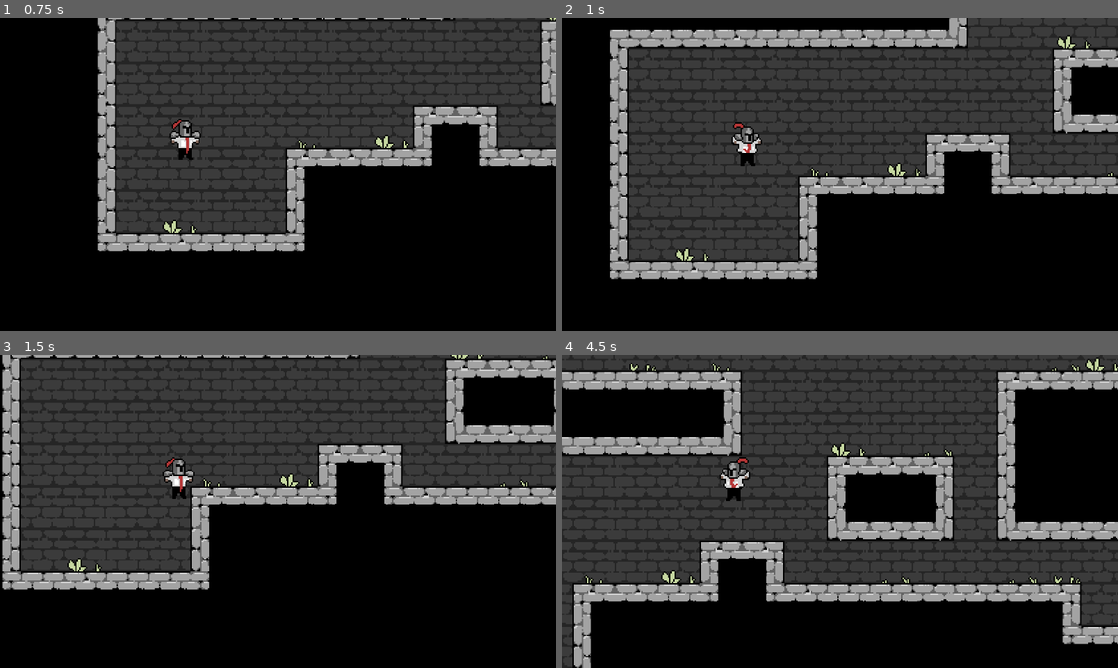
Above: before the commit, frames 1-4 (two rows, left to right).
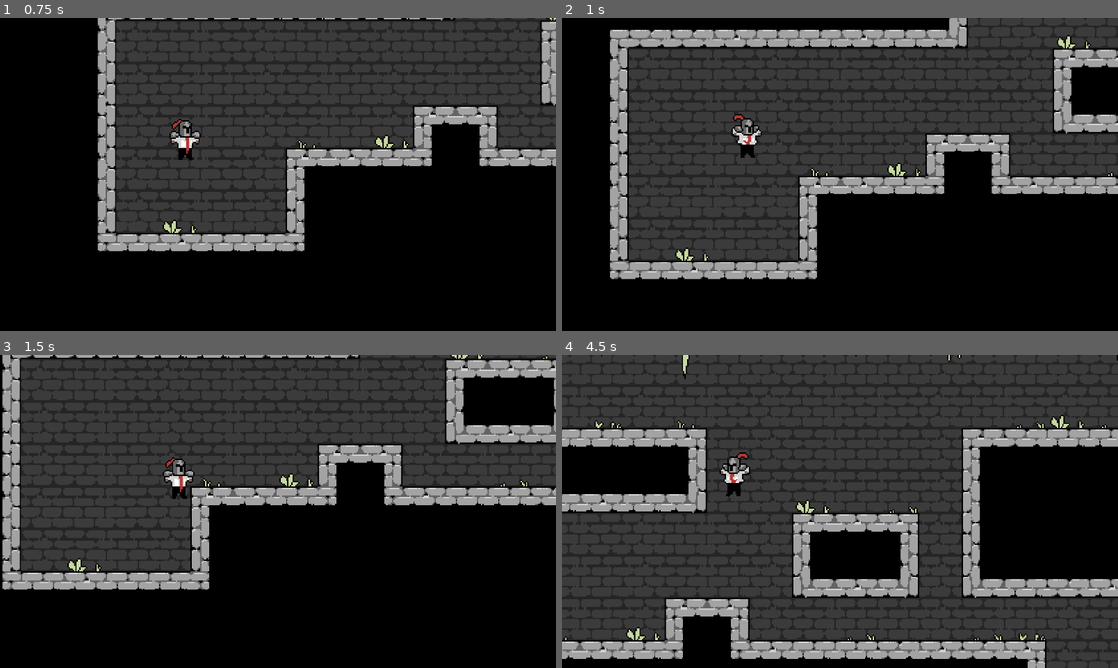
Above: after the commit, the same moments.

Repository: joshuatehrlich/overtime-knight
Game: Godot game, scene res://scenes/main.tscn
Two runs of this game, one before a commit and one after it. Both use one fixed random seed, a clock stepped at 60 frames per second and the inputs below.
Inputs:
- Up to frame 1 (0.75 s): hold D (right) from 0.53 s (still down); tap Space (jump) at 0.6 s
- Up to frame 2 (1 s): keep holding D (right); tap Space (jump) at 0.77 s
- Up to frame 3 (1.5 s): keep holding D (right); tap Space (jump) at 1.07, 1.35 s
- Up to frame 4 (4.5 s): tap Space (jump) at 1.52, 1.82, 2.1, 2.85, 3.02, 3.32, 3.6, 3.77, 4.07, 4.35 s; release D (right) at 2.03 s; hold A (left) 2.03-2.78 s; hold D (right) 2.78-4.28 s; hold A (left) from 4.28 s (still down)

Frame 1 is identical in both runs. In frame 2, 0.5% of the frame differs, in the area x 30-36%, y 30-48%; in frame 3, 0.3%; in frame 4, 59%, in the area x 0-100%, y 0-100%.

Commit message:
add float to peak of jump

Diff:
--- a/scenes/player.tscn
+++ b/scenes/player.tscn
@@ -145,6 +145,7 @@
 [node name="Sprite2D" type="Sprite2D" parent="."]
 texture = ExtResource("1_q0pug")
 hframes = 10
+frame = 1
 
 [node name="CollisionShape2D" type="CollisionShape2D" parent="."]
 position = Vector2(0, 2)
@@ -164,3 +165,13 @@
 parameters/conditions/idle = false
 parameters/conditions/is_moving = false
 parameters/airborne/blend_position = 1.0
+
+[node name="JumpFloatTimer" type="Timer" parent="."]
+wait_time = 0.1
+one_shot = true
+
+[node name="JumpUpTimer" type="Timer" parent="."]
+wait_time = 0.3
+one_shot = true
+
+[connection signal="timeout" from="JumpUpTimer" to="." method="jump_up_timer_timeout"]
--- a/scripts/player.gd
+++ b/scripts/player.gd
@@ -5,13 +5,15 @@
 
 @onready var animation_tree : AnimationTree = $AnimationTree
 @onready var sprite_2d : Sprite2D = $Sprite2D
+@onready var jump_up_timer = $JumpUpTimer
+@onready var jump_float_timer = $JumpFloatTimer
 
 # Get the gravity from the project settings to be synced with RigidBody nodes.
 var gravity = ProjectSettings.get_setting("physics/2d/default_gravity")
 
 # Jump implmentation courtesy of: https://www.youtube.com/watch?v=fE8f5-ZHD_k
 var jump_height = 75
-var jump_up_time = 0.3
+var jump_up_time =  0.3 #jump_up_timer.wait_time
 var jump_fall_time = 0.2
 
 @onready var jump_velocity : float = ((2.0 * jump_height) / jump_up_time) * -1.0
@@ -23,14 +25,18 @@
 	handle_animation()
 
 func handle_movement(delta):
+	print(jump_float_timer.is_stopped())
+
+	# Apply gravity
 	if velocity.y < 0.0:
 		velocity.y += jump_gravity * delta
-	else:
+	elif jump_float_timer.is_stopped():
 		velocity.y += fall_gravity * delta
 
 	# Handle Jump.
 	if Input.is_action_just_pressed("jump") and is_on_floor():
 		velocity.y = jump_velocity
+		jump_up_timer.start()
 
 	# Get the input direction and handle the movement/deceleration.
 	# As good practice, you should replace UI actions with custom gameplay actions.
@@ -66,3 +72,7 @@
 	else:
 		animation_tree["parameters/conditions/idle"] = false
 		animation_tree["parameters/conditions/is_moving"] = true
+
+
+func jump_up_timer_timeout():
+	jump_float_timer.start()
